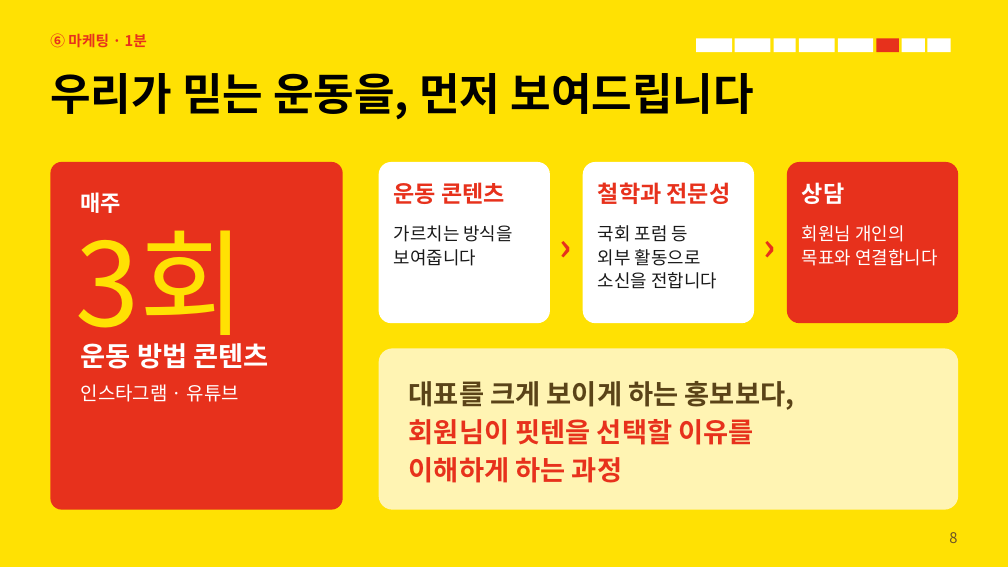
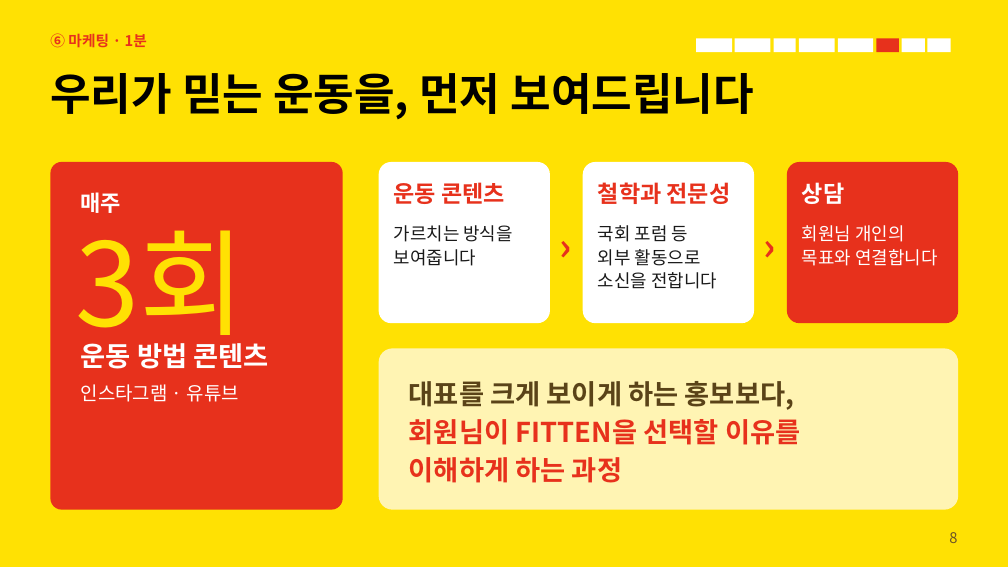
Before and after one commit to eunju1541-glitch/-, a slide deck: slide 8 of FITTEN 10분 발표 (수정가능).pptx. Drawn at 1008x567 pixels with LibreOffice and Linux fonts; fonts in the diff are those of the drawing. Boxes give left, top, right and bottom in pixels: in the first picture for what was removed or moved away, otherwise in the second. Text is boxed around its words. In the diff, an @@ line names an element or a change of style, - is before the commit and + after.

```diff
--- a/FITTEN 10분 발표 (수정가능).pptx
+++ b/FITTEN 10분 발표 (수정가능).pptx
@@ text at bbox=[409, 419, 800, 445]: text changed @@
-회원님이 핏텐을 선택할 이유를
+회원님이 FITTEN을 선택할 이유를
```
Also in this commit, not shown: 3 other slides changed.
